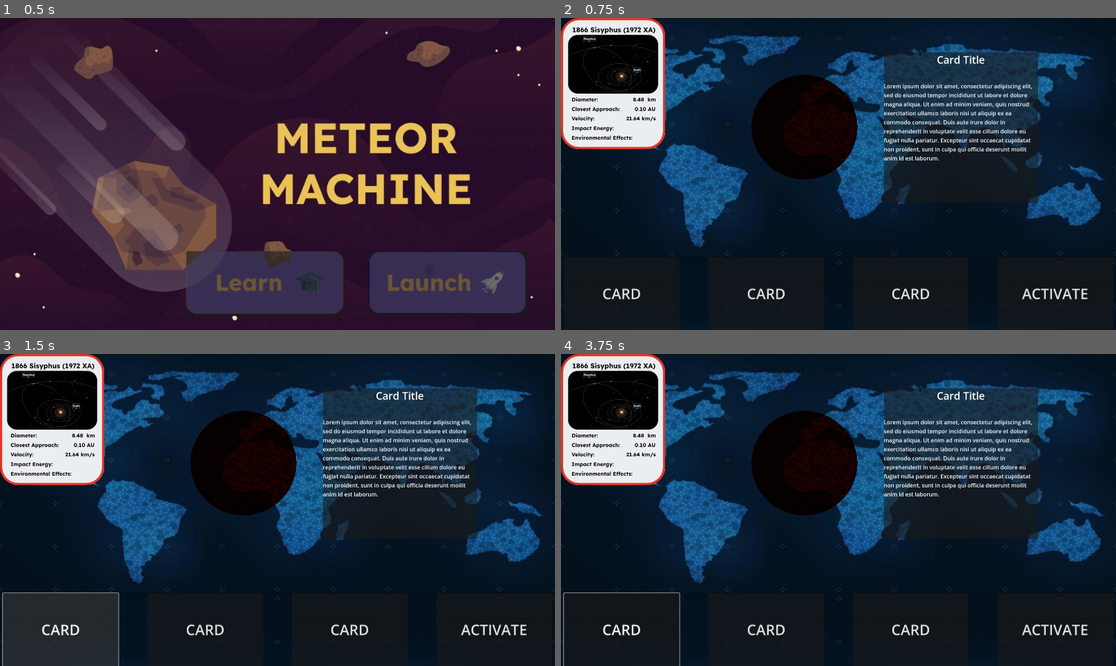
Above: before the commit, frames 1-4 (two rows, left to right).
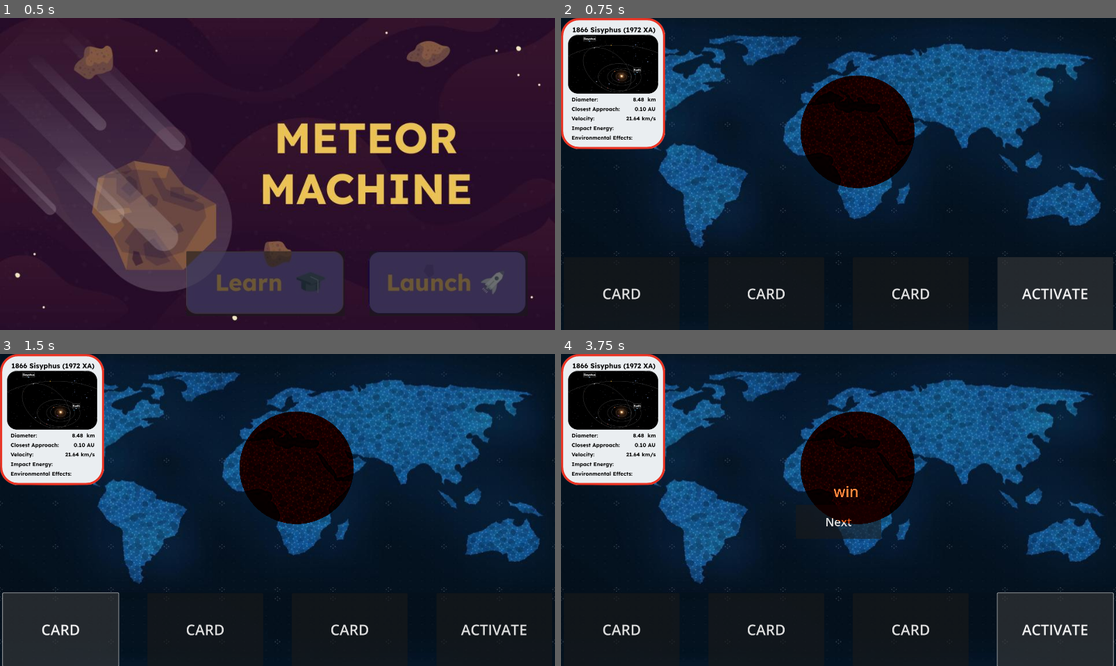
Above: after the commit, the same moments.

Repository: ian2102/Meteor-Machine
Game: Godot game, scene res://Scenes/app.tscn
Same seed, same stepped clock (60 frames per second), same inputs: the game is played once before the commit and once after it.
Inputs (mouse positions are in pixels of both pictures, inside the frame that each line leads up to):
- Up to frame 1 (0.5 s): no input
- Up to frame 2 (0.75 s): click (1010, 283) at 0.5 s
- Up to frame 3 (1.5 s): click "CARD" at 1.25 s
- Up to frame 4 (3.75 s): click "CARD" at 2 s; click "CARD" at 2.75 s; click "ACTIVATE" at 3.5 s

Frame 1 is identical in both runs. In frame 2, 14% of the frame differs, in the area x 34-86%, y 10-60%; in frame 3, 14%; in frame 4, 15%, in the area x 0-100%, y 10-100%.

Commit message:
added card game functionally

Diff:
--- a/Scenes/hit_marker.tscn
+++ b/Scenes/hit_marker.tscn
@@ -5,17 +5,8 @@
 [sub_resource type="CanvasItemMaterial" id="CanvasItemMaterial_tyes7"]
 blend_mode = 2
 
-[node name="HitMarker" type="Control"]
-layout_mode = 3
-anchors_preset = 15
-anchor_right = 1.0
-anchor_bottom = 1.0
-grow_horizontal = 2
-grow_vertical = 2
-
-[node name="TextureRect" type="TextureRect" parent="."]
+[node name="TextureRect" type="TextureRect"]
 material = SubResource("CanvasItemMaterial_tyes7")
-layout_mode = 1
 anchors_preset = 15
 anchor_right = 1.0
 anchor_bottom = 1.0
--- a/Scenes/launch.tscn
+++ b/Scenes/launch.tscn
@@ -2,8 +2,8 @@
 
 [ext_resource type="Script" uid="uid://b5bjbjh4lk774" path="res://Scripts/launch.gd" id="1_jw84x"]
 [ext_resource type="Texture2D" uid="uid://do1rjn4m5glov" path="res://Assets/LaunchMap.jpg" id="2_nrqhf"]
-[ext_resource type="PackedScene" uid="uid://ejpe02dug4vs" path="res://Scenes/learn_card.tscn" id="3_5tlx8"]
 [ext_resource type="Texture2D" uid="uid://cvpgqgx1r3n34" path="res://Assets/cards/1.png" id="3_y0xra"]
+[ext_resource type="PackedScene" uid="uid://dmk1cg1yljy5r" path="res://Scenes/hit_marker.tscn" id="4_y0xra"]
 
 [node name="Launch" type="Control"]
 layout_mode = 3
@@ -46,13 +46,39 @@
 
 [node name="HTTPRequest" type="HTTPRequest" parent="."]
 
-[node name="LearnCard" parent="." instance=ExtResource("3_5tlx8")]
+[node name="StatusLabel" type="Label" parent="."]
+visible = false
 layout_mode = 1
-offset_left = 231.0
-offset_top = -269.0
-offset_right = 231.0
-offset_bottom = -269.0
-scale = Vector2(1.2, 1.2)
+anchors_preset = 14
+anchor_top = 0.5
+anchor_right = 1.0
+anchor_bottom = 0.5
+offset_top = -139.0
+offset_right = 53.0
+offset_bottom = 11.5
+grow_horizontal = 2
+grow_vertical = 2
+theme_override_font_sizes/font_size = 50
+text = "Win"
+horizontal_alignment = 1
+vertical_alignment = 1
+
+[node name="NextButton" type="Button" parent="."]
+visible = false
+layout_mode = 1
+anchors_preset = 8
+anchor_left = 0.5
+anchor_top = 0.5
+anchor_right = 0.5
+anchor_bottom = 0.5
+offset_left = -147.0
+offset_top = -18.5
+offset_right = 147.0
+offset_bottom = 98.5
+grow_horizontal = 2
+grow_vertical = 2
+theme_override_font_sizes/font_size = 40
+text = "Next"
 
 [node name="HBoxContainer" type="HBoxContainer" parent="."]
 layout_mode = 1
@@ -94,7 +120,16 @@
 theme_override_font_sizes/font_size = 50
 text = "ACTIVATE"
 
+[node name="HitMarker" parent="." instance=ExtResource("4_y0xra")]
+layout_mode = 1
+offset_left = 661.0
+offset_top = 192.0
+offset_right = 661.0
+offset_bottom = 192.0
+
 [connection signal="request_completed" from="HTTPRequest" to="." method="_on_http_request_request_completed"]
+[connection signal="button_down" from="NextButton" to="." method="_on_next_button_button_down"]
 [connection signal="button_down" from="HBoxContainer/Button1" to="." method="_on_button_1_button_down"]
 [connection signal="button_down" from="HBoxContainer/Button2" to="." method="_on_button_2_button_down"]
 [connection signal="button_down" from="HBoxContainer/Button3" to="." method="_on_button_3_button_down"]
+[connection signal="button_down" from="HBoxContainer/Activate" to="." method="_on_activate_button_down"]
--- a/Scripts/launch.gd
+++ b/Scripts/launch.gd
@@ -1,10 +1,15 @@
 extends Node
 
+@onready var next_button: Button = $NextButton
+@onready var status_label: Label = $StatusLabel
+@onready var asteroid_card: TextureRect = $AsteroidCard
+@onready var hit_marker: Control = $HitMarker
+
 @onready var http_request: HTTPRequest = $HTTPRequest
-@onready var learn_card: Control = $LearnCard
+
 const HIT_MARKER = preload("res://Scenes/hit_marker.tscn")
 
-var current_index = 0
+var current_asteroid_index = 0
 
 var current_card = 0
 
@@ -17,11 +22,8 @@
 var asteroids = [_1, _2, _3, _4, _5]
 
 func _ready():
-
 	var pos = get_random_position()
-	var hit_marker = HIT_MARKER.instantiate()
 	hit_marker.position = pos
-	add_child(hit_marker)
 
 
 var screen_width = 1920 / 0.9
@@ -34,33 +36,33 @@
 
 
 func _on_button_1_button_down() -> void:
-	if learn_card.visible == true:
-		if current_card == 1:
-			learn_card.hide()
-		else:
-			current_card = 1
-	else:
-		learn_card.show()
-		current_card = 1
+	current_card = 1
 
 
 func _on_button_2_button_down() -> void:
-	if learn_card.visible == true:
-		if current_card == 2:
-			learn_card.hide()
-		else:
-			current_card = 2
-	else:
-		learn_card.show()
-		current_card = 2
+	current_card = 2
 
 
 func _on_button_3_button_down() -> void:
-	if learn_card.visible == true:
-		if current_card == 3:
-			learn_card.hide()
-		else:
-			current_card = 3
+	current_card = 3
+
+
+func _on_activate_button_down() -> void:
+	var status = true
+	if status:
+		status_label.show()
+		status_label.text = "win"
+		next_button.show()
 	else:
-		learn_card.show()
-		current_card = 3
+		status_label.show()
+		status_label.text = "lose"
+		next_button.show()
+
+func _on_next_button_button_down() -> void:
+	current_asteroid_index = (current_asteroid_index + 1) % asteroids.size()
+	asteroid_card.texture = asteroids[current_asteroid_index]
+	status_label.hide()
+	next_button.hide()
+
+	var pos = get_random_position()
+	hit_marker.position = pos
